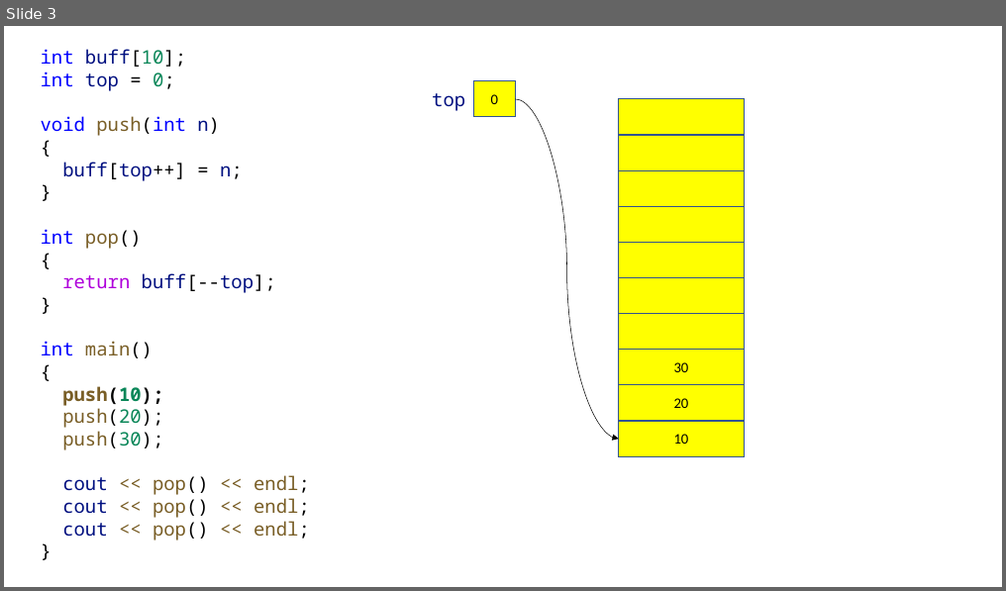
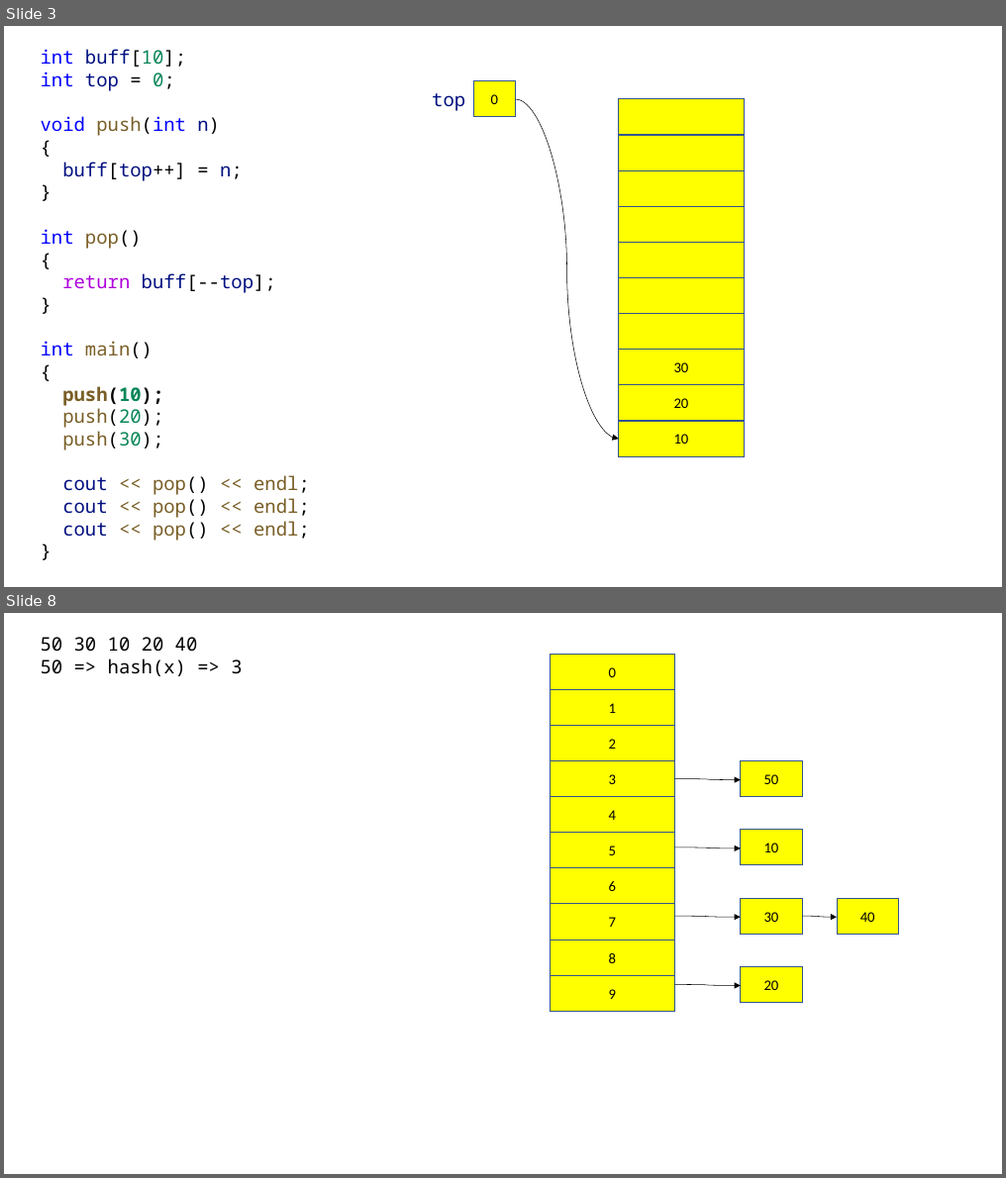
Before and after one commit to yoondev-classroom/hyundai_220510, a slide deck: cpp/220517.pptx. Shown one above the other, each under a label of ours: slide 3 before the commit, slides 3 and 8 after it; the slides between them are not shown. The pictures are 1006x591 and 1006x1178 pixels, drawn with LibreOffice and Linux fonts; fonts in the diff are those of the drawing. Boxes give left, top, right and bottom in pixels: in the first picture for what was removed or moved away, otherwise in the second. Text is boxed around its words. In the diff, an @@ line names an element or a change of style, - is before the commit and + after.

```diff
--- a/cpp/220517.pptx
+++ b/cpp/220517.pptx
@@ slide 8 added at (x1=4, y1=613, x2=1002, y2=1174), background #FFFFFF @@
@@ text added at (x1=41, y1=637, x2=242, y2=676), 18 pt, text #000000 @@
+50 30 10 20 40
+50 => hash(x) => 3
@@ rectangle added at (x1=549, y1=654, x2=675, y2=689), fill #FFFF00, outline #325491 1 pt, 14 pt, text #000000 @@
+0
@@ rectangle added at (x1=549, y1=689, x2=675, y2=725), fill #FFFF00, outline #325491 1 pt, 14 pt, text #000000 @@
+1
@@ rectangle added at (x1=549, y1=725, x2=675, y2=761), fill #FFFF00, outline #325491 1 pt, 14 pt, text #000000 @@
+2
@@ rectangle added at (x1=549, y1=761, x2=675, y2=797), fill #FFFF00, outline #325491 1 pt, 14 pt, text #000000 @@
+3
@@ curved arrow added from (675, 779) to (741, 780), #000000 0.5 pt @@
@@ rectangle added at (x1=741, y1=761, x2=802, y2=797), fill #FFFF00, outline #325491 1 pt, 14 pt, text #000000 @@
+50
@@ rectangle added at (x1=549, y1=797, x2=675, y2=833), fill #FFFF00, outline #325491 1 pt, 14 pt, text #000000 @@
+4
@@ rectangle added at (x1=549, y1=833, x2=675, y2=868), fill #FFFF00, outline #325491 1 pt, 14 pt, text #000000 @@
+5
@@ curved arrow added from (675, 848) to (741, 849), #000000 0.5 pt @@
@@ rectangle added at (x1=741, y1=830, x2=802, y2=865), fill #FFFF00, outline #325491 1 pt, 14 pt, text #000000 @@
+10
@@ rectangle added at (x1=549, y1=868, x2=675, y2=904), fill #FFFF00, outline #325491 1 pt, 14 pt, text #000000 @@
+6
@@ rectangle added at (x1=549, y1=904, x2=675, y2=940), fill #FFFF00, outline #325491 1 pt, 14 pt, text #000000 @@
+7
@@ rectangle added at (x1=741, y1=898, x2=802, y2=934), fill #FFFF00, outline #325491 1 pt, 14 pt, text #000000 @@
+30
@@ rectangle added at (x1=838, y1=898, x2=899, y2=934), fill #FFFF00, outline #325491 1 pt, 14 pt, text #000000 @@
+40
@@ curved arrow added from (675, 916) to (741, 917), #000000 0.5 pt @@
@@ curved arrow added from (802, 916) to (838, 917), #000000 0.5 pt @@
@@ rectangle added at (x1=549, y1=940, x2=675, y2=976), fill #FFFF00, outline #325491 1 pt, 14 pt, text #000000 @@
+8
@@ rectangle added at (x1=741, y1=967, x2=802, y2=1003), fill #FFFF00, outline #325491 1 pt, 14 pt, text #000000 @@
+20
@@ rectangle added at (x1=549, y1=975, x2=675, y2=1011), fill #FFFF00, outline #325491 1 pt, 14 pt, text #000000 @@
+9
@@ curved arrow added from (675, 985) to (741, 986), #000000 0.5 pt @@
```
Also in this commit, not shown: 4 other slides added, 1 other file.
